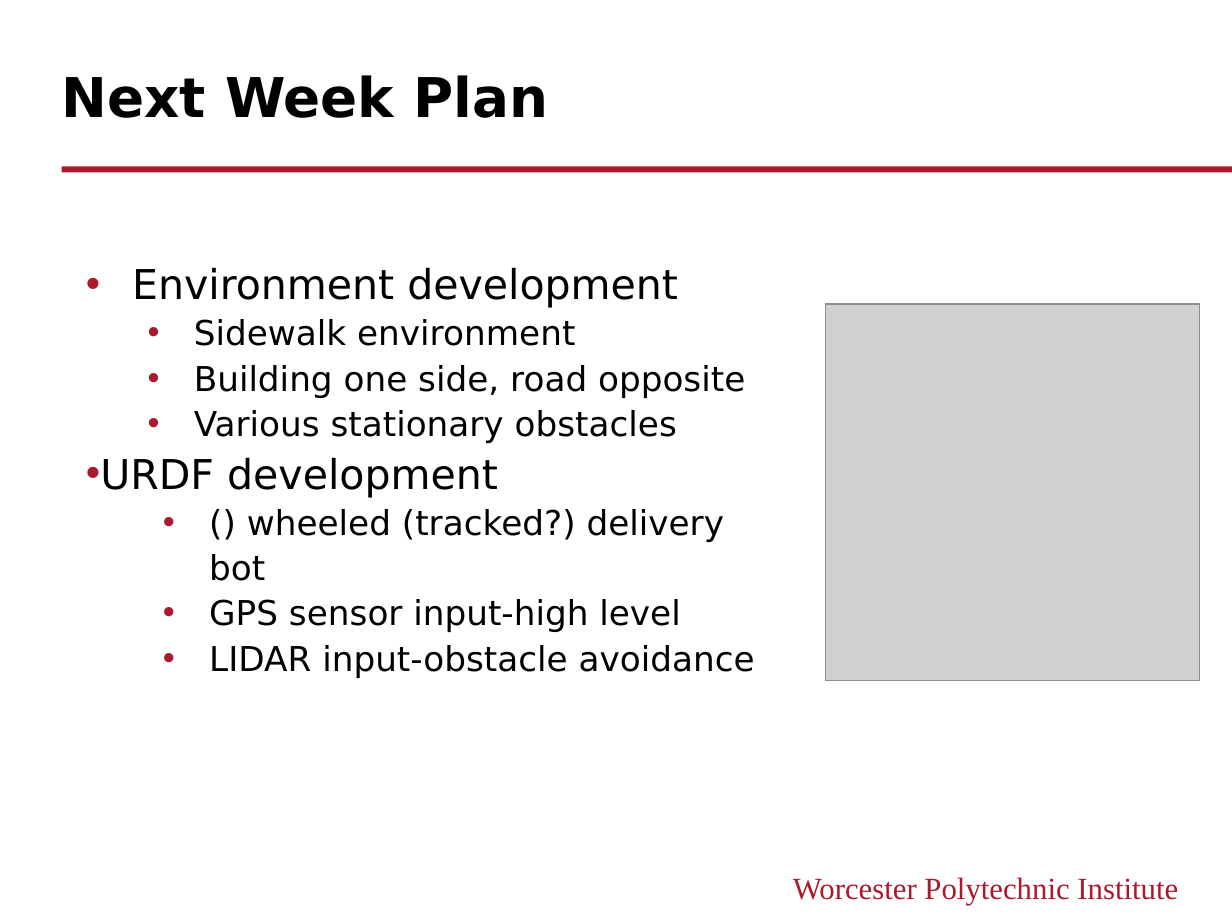
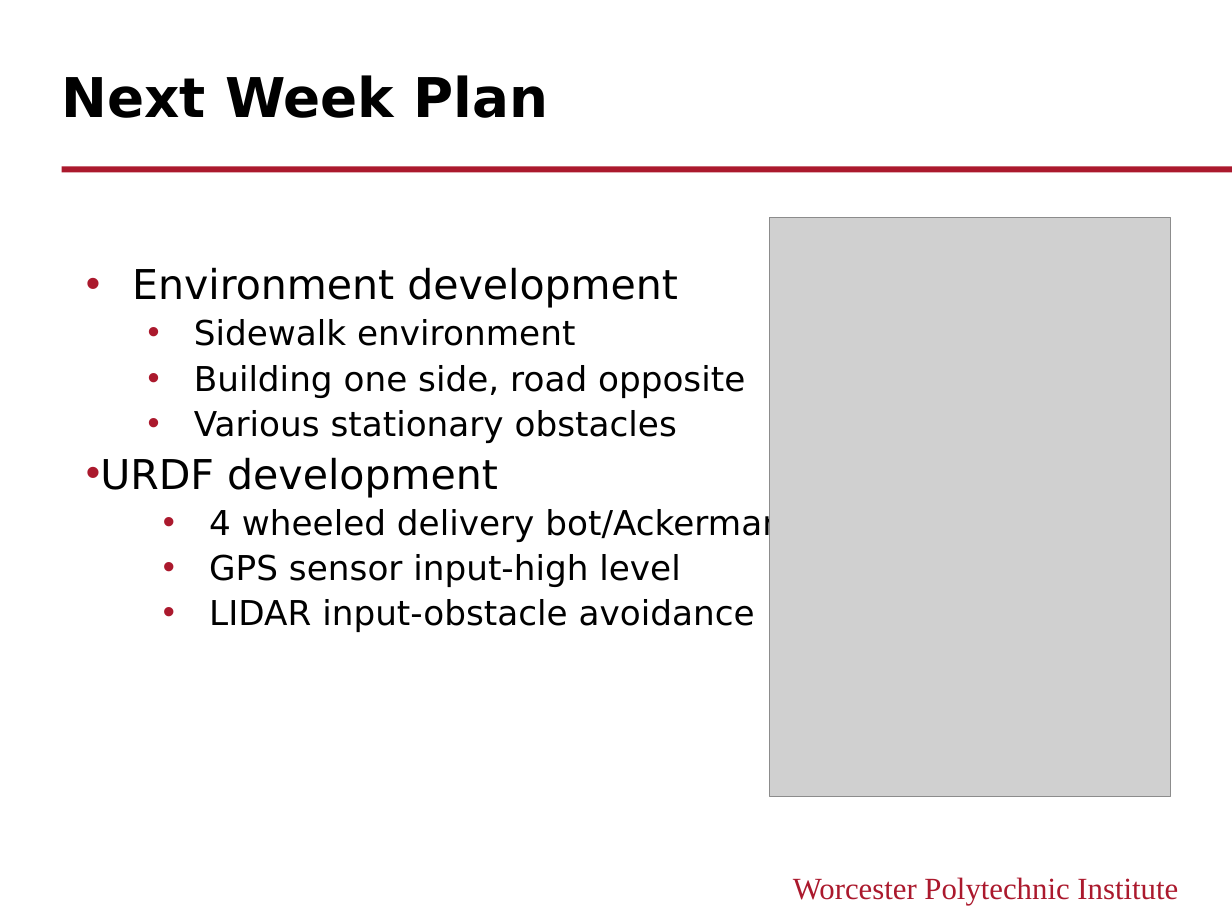
Before and after one commit to hlfshell/rbe550-project, a slide deck: slide 6 of docs/update/ProjUpdate.pptx. Drawn at 1232x924 pixels with LibreOffice and Linux fonts; fonts in the diff are those of the drawing; grey boxes stand for pictures. Boxes give left, top, right and bottom in pixels: in the first picture for what was removed or moved away, otherwise in the second. Text is boxed around its words. In the diff, an @@ line names an element or a change of style, - is before the commit and + after.

Commit message:
Updated Drawing and script:proofed .tex
Updated the robot drawing to 4 wheel and added script draft

```diff
--- a/docs/update/ProjUpdate.pptx
+++ b/docs/update/ProjUpdate.pptx
@@ picture: place and size @@
-picture at bbox=[825, 304, 1200, 681]
+picture at bbox=[770, 218, 1170, 797]
@@ text at bbox=[209, 508, 784, 543]: text changed @@
-    • () wheeled (tracked?) delivery bot
+    • 4 wheeled delivery bot/Ackerman
```
Also in this commit, not shown: 1 other file.
